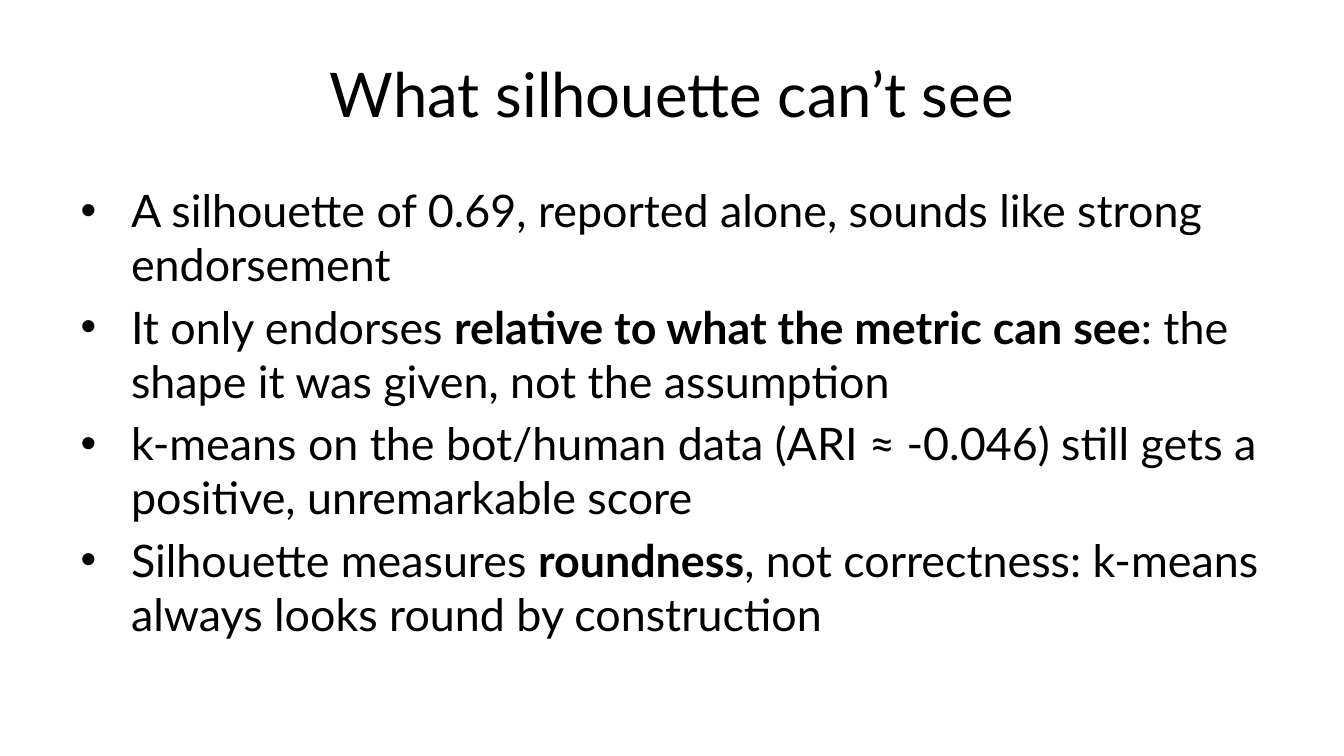
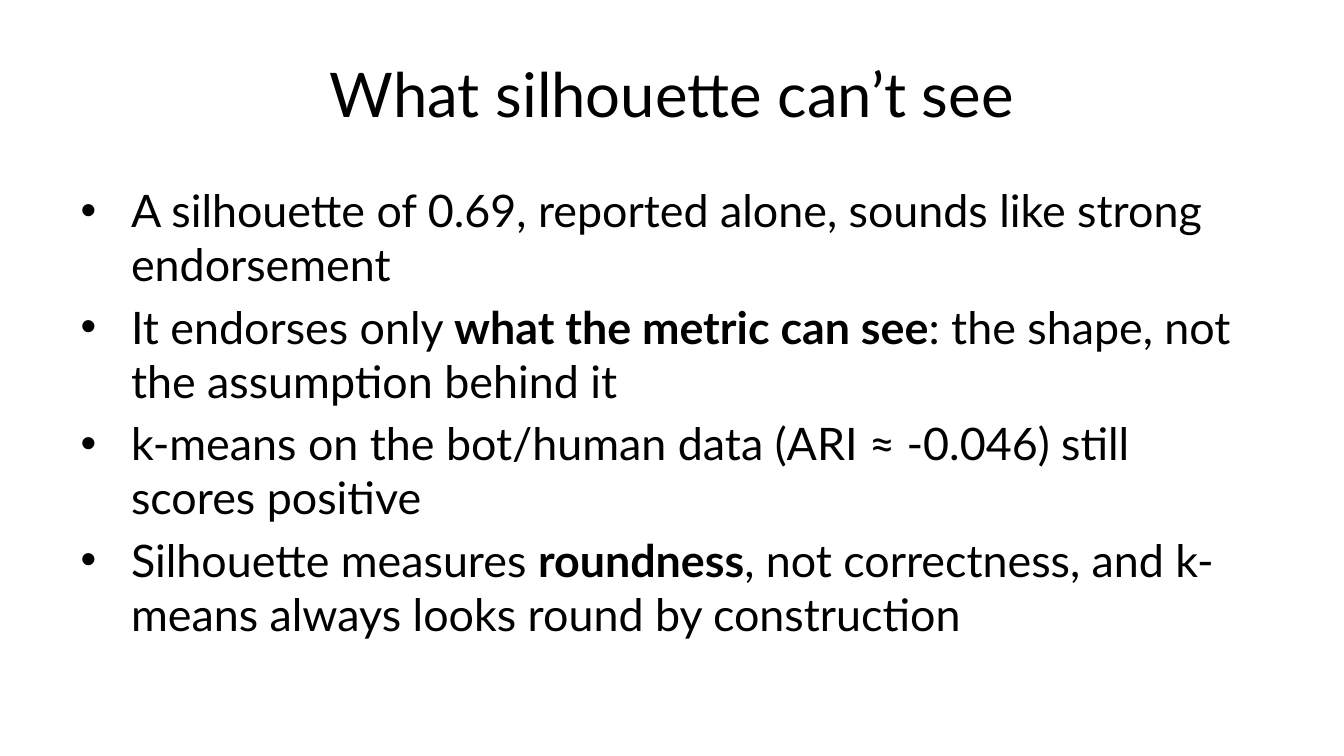
Before and after one commit to fabioantonini/technologies-for-artificial-intelligence, a slide deck: slide 45 of Lessons/08_unsupervised_learning/Slides/unsupervised_learning_slides.pptx. Drawn at 1344x756 pixels with LibreOffice and Linux fonts; fonts in the diff are those of the drawing; background and template pictures are left out. Boxes give left, top, right and bottom in pixels: in the first picture for what was removed or moved away, otherwise in the second. Text is boxed around its words. In the diff, an @@ line names an element or a change of style, - is before the commit and + after.

```diff
--- a/Lessons/08_unsupervised_learning/Slides/unsupervised_learning_slides.pptx
+++ b/Lessons/08_unsupervised_learning/Slides/unsupervised_learning_slides.pptx
@@ text at [131, 310, 1230, 639]: text changed @@
-• It only endorses relative to what the metric can see: the shape it was given, not the assumption
-• k-means on the bot/human data (ARI ≈ -0.046) still gets a positive, unremarkable score
-• Silhouette measures roundness, not correctness: k-means always looks round by construction
+• It endorses only what the metric can see: the shape, not the assumption behind it
+• k-means on the bot/human data (ARI ≈ -0.046) still scores positive
+• Silhouette measures roundness, not correctness, and k-means always looks round by construction
```
Also in this commit, not shown: 6 other slides changed, 12 other files.
